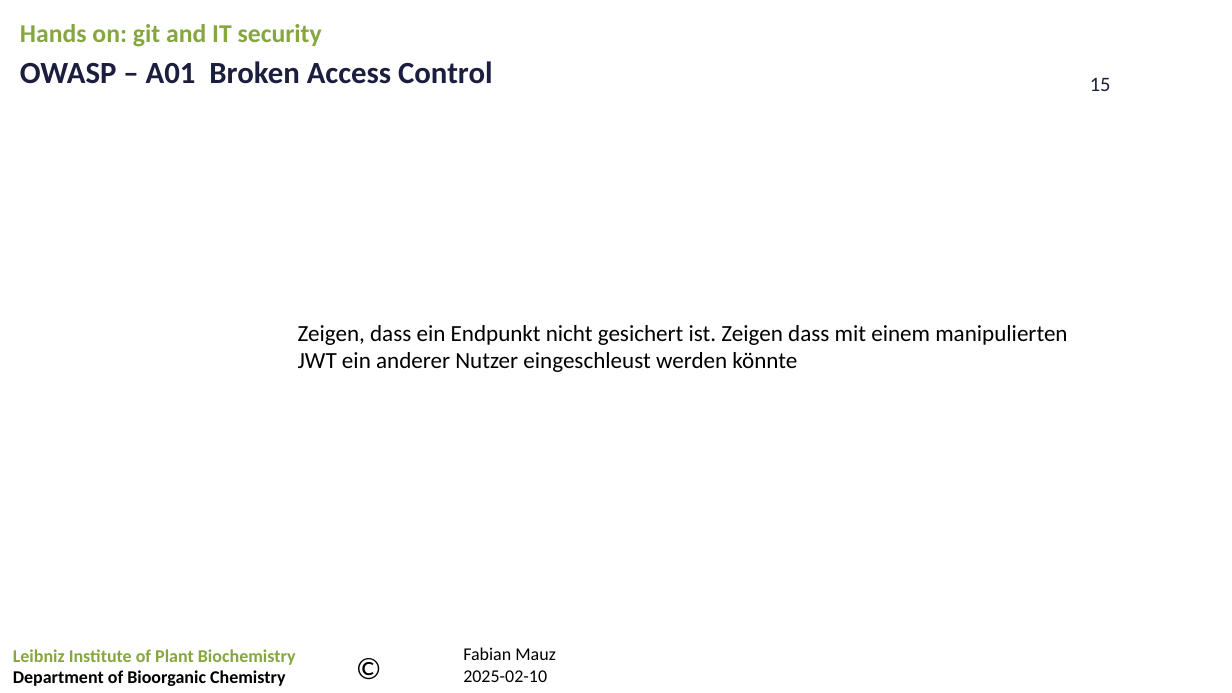
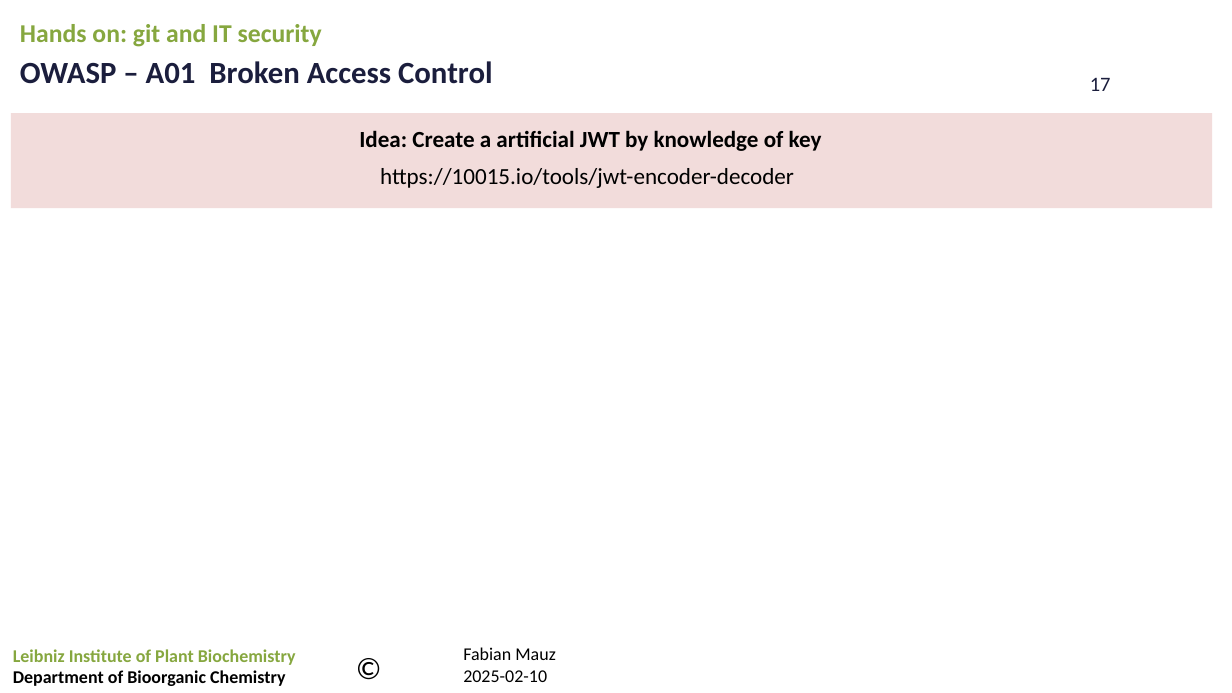
Before and after one commit to FabianMauz/talks_and_lessons, a slide deck: slide 17 of 20250219_git_and_it_security/20250219_git_and_it_security.pptx (slide 15 before the commit). Drawn at 1232x693 pixels with LibreOffice and Linux fonts; fonts in the diff are those of the drawing; background and template pictures are left out. Boxes give left, top, right and bottom in pixels: in the first picture for what was removed or moved away, otherwise in the second. Text is boxed around its words. In the diff, an @@ line names an element or a change of style, - is before the commit and + after.

```diff
--- a/20250219_git_and_it_security/20250219_git_and_it_security.pptx
+++ b/20250219_git_and_it_security/20250219_git_and_it_security.pptx
@@ page number at [1090,78,1111,91]: text changed @@
-15
+17
@@ rectangle added at [11,113,1213,208], fill #F2DCDB @@
@@ text added at [359,130,822,151], 18 pt, text #000000, bold @@
+Idea: Create a artificial JWT by knowledge of key
@@ text added at [380,168,794,188], 18 pt, text #000000 @@
+https://10015.io/tools/jwt-encoder-decoder
@@ text removed at [298,325,1067,372] @@
-Zeigen, dass ein Endpunkt nicht gesichert ist. Zeigen dass mit einem manipulierten
-JWT ein anderer Nutzer eingeschleust werden könnte
```
Also in this commit, not shown: 5 slides added, 4 slides removed.
